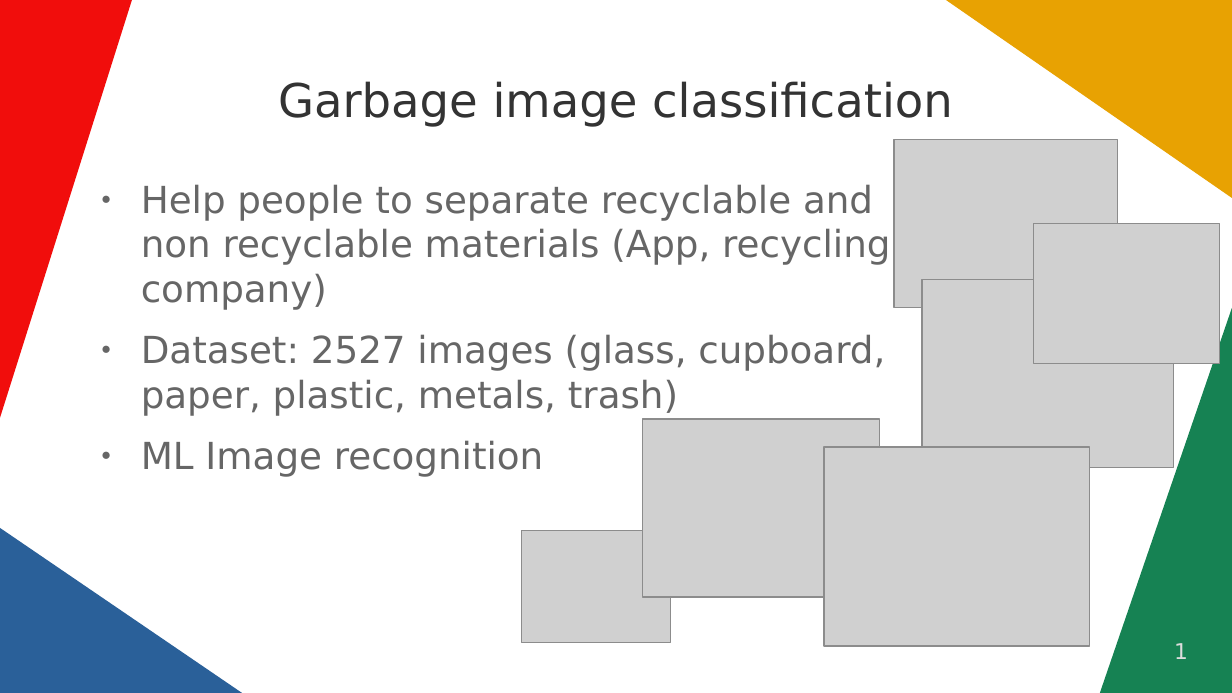
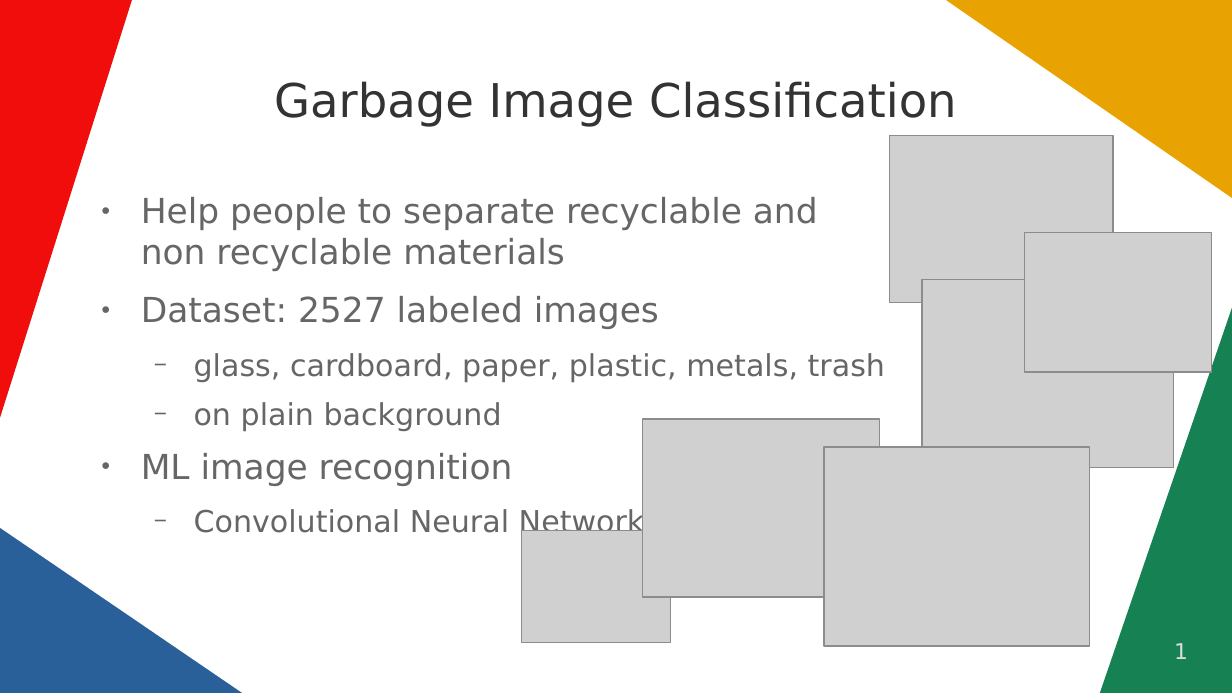
Before and after one commit to ElRapa/FinalProject, a slide deck: slide 1 of 2021-07-12 - KichOff Presentation.odp. Drawn at 1232x693 pixels with LibreOffice and Linux fonts; fonts in the diff are those of the drawing; grey boxes stand for pictures. Boxes give left, top, right and bottom in pixels: in the first picture for what was removed or moved away, otherwise in the second. Text is boxed around its words. In the diff, an @@ line names an element or a change of style, - is before the commit and + after.

```diff
--- a/2021-07-12 - KichOff Presentation.odp
+++ b/2021-07-12 - KichOff Presentation.odp
@@ title at <box>274,81,957,127</box>: text changed @@
-Garbage image classification
+Garbage Image Classification
@@ picture: place and size @@
-picture at <box>894,140,1118,307</box>
+picture at <box>890,135,1113,303</box>
@@ text at <box>141,197,885,533</box>: text changed; size 24 to 22.2 pt @@
-● Help people to separate recyclable and non recyclable materials (App, recycling company)
-● Dataset: 2527 images (glass, cupboard, paper, plastic, metals, trash)
-● ML Image recognition
+● Help people to separate recyclable and non recyclable materials
+● Dataset: 2527 labeled images
+  − glass, cardboard, paper, plastic, metals, trash
+  − on plain background
+● ML image recognition
+  − Convolutional Neural Network
@@ picture: place and size @@
-picture at <box>1034,224,1221,363</box>
+picture at <box>1025,233,1212,372</box>
```
Also in this commit, not shown: 1 other slide changed, 3 other files.
